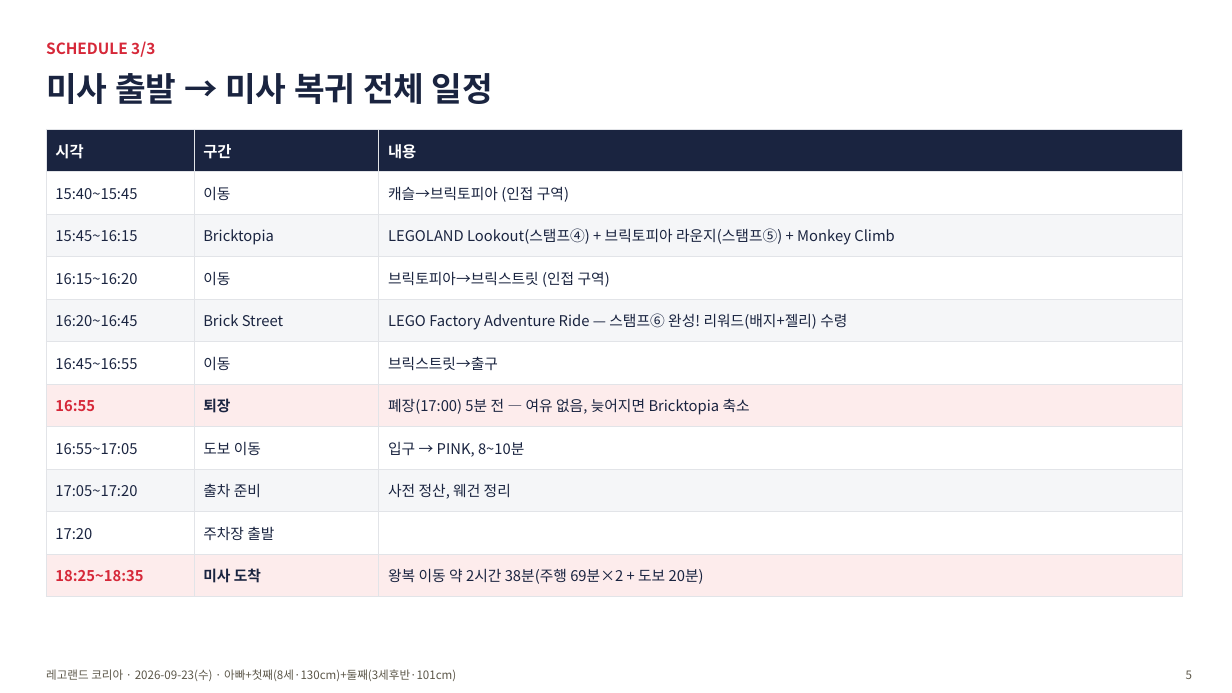
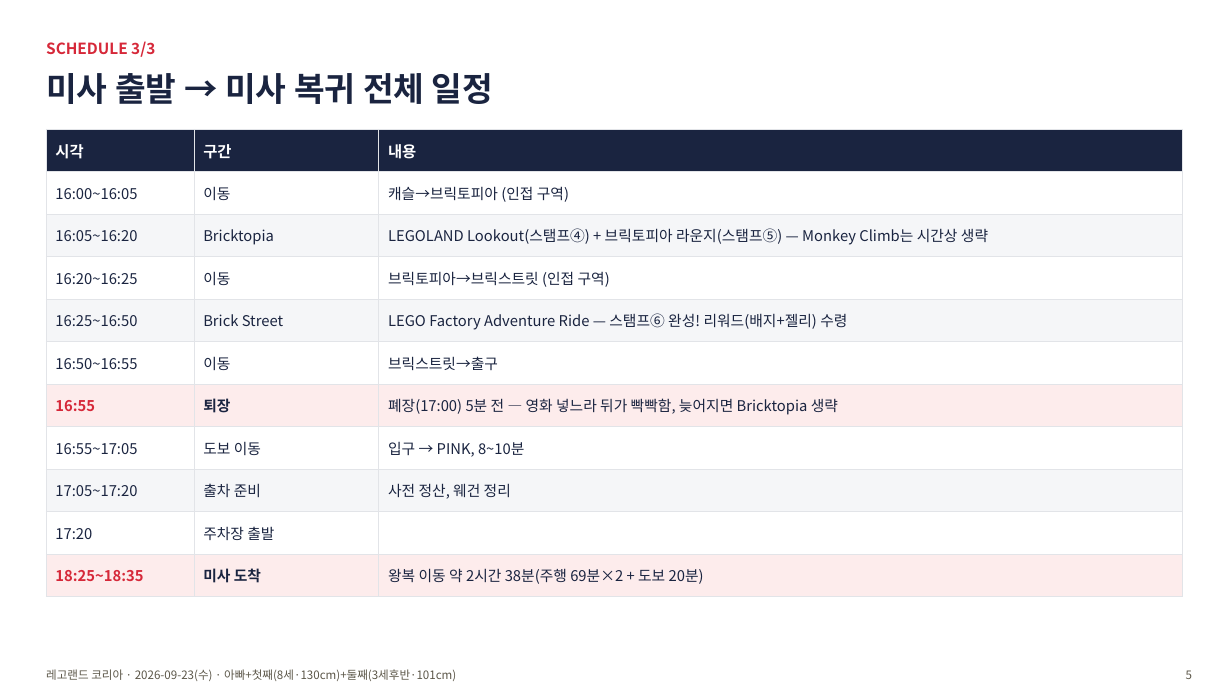
Before and after one commit to wonhee9299/wonee9, a slide deck: slide 5 of family-outings/assets/legoland_20260923_plan.pptx. Drawn at 1232x693 pixels with LibreOffice and Linux fonts; fonts in the diff are those of the drawing. Boxes give left, top, right and bottom in pixels: in the first picture for what was removed or moved away, otherwise in the second. Text is boxed around its words. In the diff, an @@ line names an element or a change of style, - is before the commit and + after.

```diff
--- a/family-outings/assets/legoland_20260923_plan.pptx
+++ b/family-outings/assets/legoland_20260923_plan.pptx
@@ table at (46,129,1183,588) @@
-row 2, column 1: 15:40~15:45
+row 2, column 1: 16:00~16:05
-row 3, column 1: 15:45~16:15
+row 3, column 1: 16:05~16:20
-row 3, column 3: LEGOLAND Lookout(스탬프④) + 브릭토피아 라운지(스탬프⑤) + Monkey Climb
+row 3, column 3: LEGOLAND Lookout(스탬프④) + 브릭토피아 라운지(스탬프⑤) — Monkey Climb는 시간상 생략
-row 4, column 1: 16:15~16:20
+row 4, column 1: 16:20~16:25
-row 5, column 1: 16:20~16:45
+row 5, column 1: 16:25~16:50
-row 6, column 1: 16:45~16:55
+row 6, column 1: 16:50~16:55
-row 7, column 3: 폐장(17:00) 5분 전 — 여유 없음, 늦어지면 Bricktopia 축소
+row 7, column 3: 폐장(17:00) 5분 전 — 영화 넣느라 뒤가 빡빡함, 늦어지면 Bricktopia 생략
```
Also in this commit, not shown: 3 other slides changed, 3 other files.
